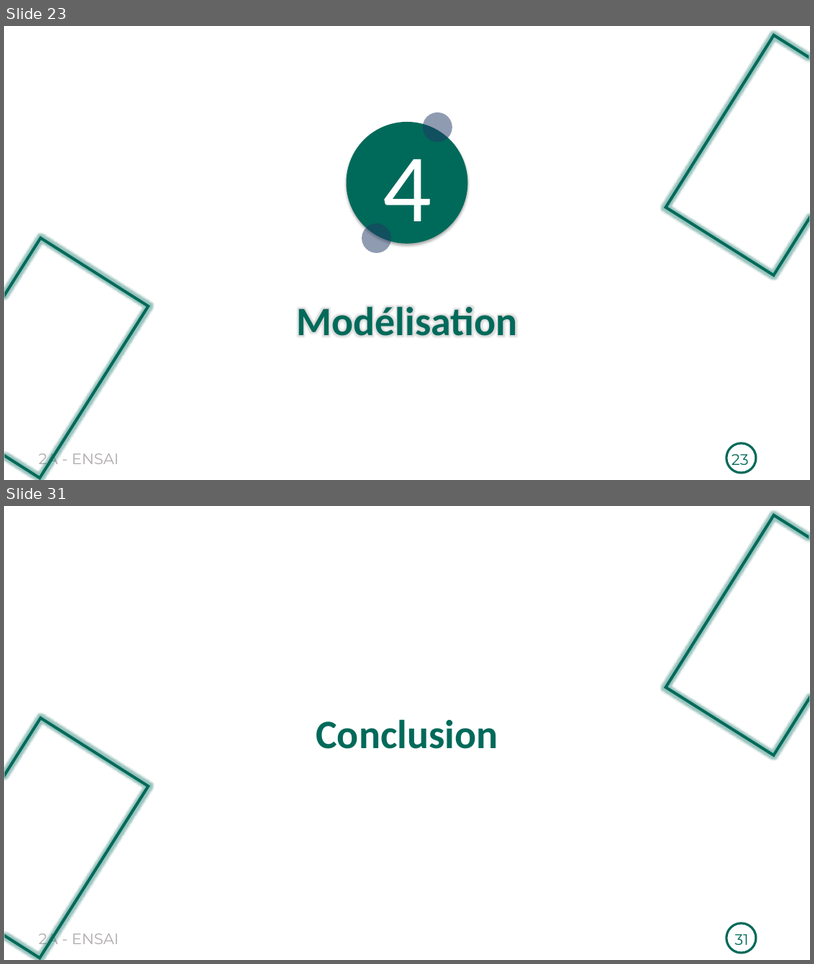
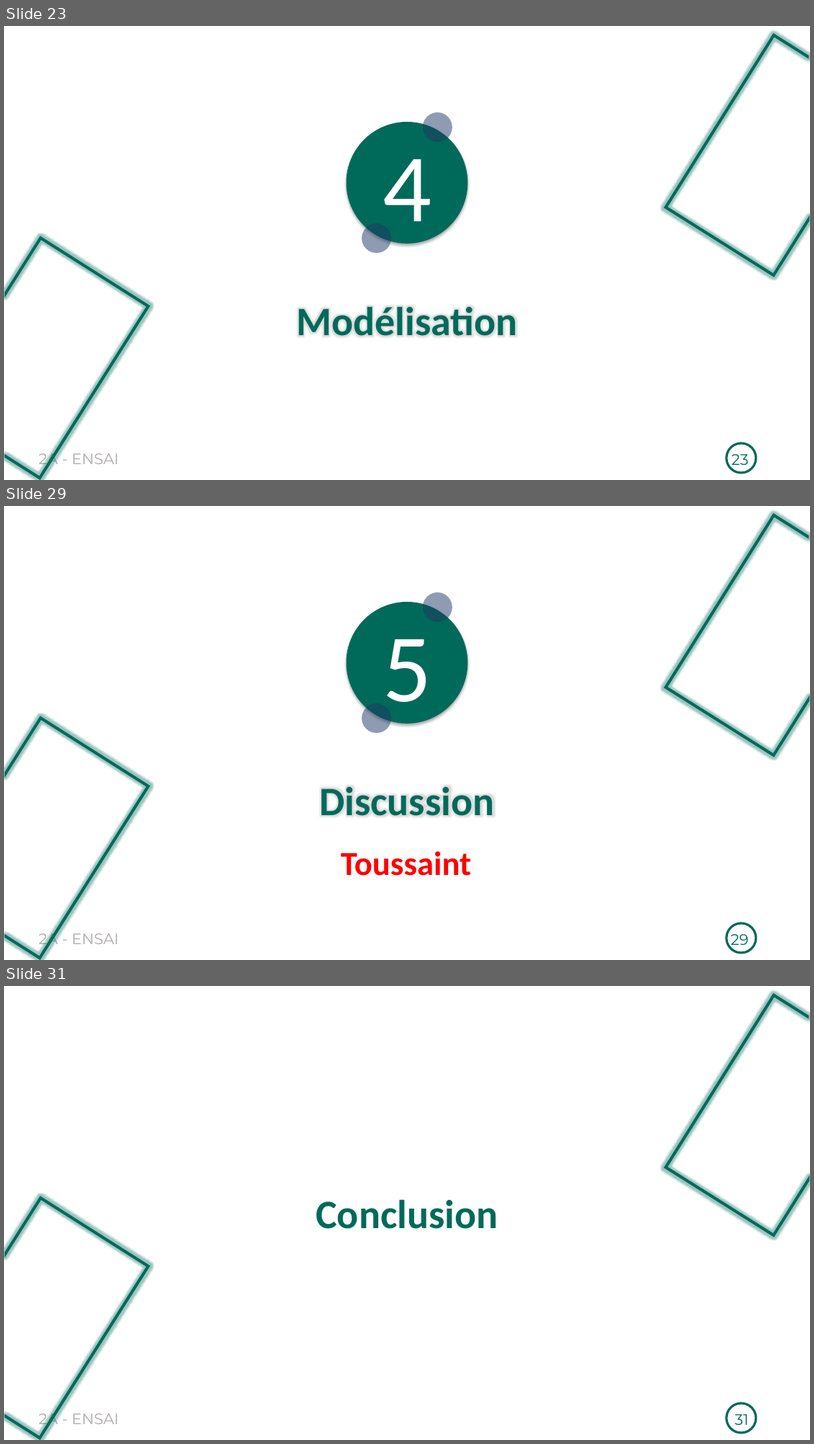
Before and after one commit to Richard-GOZAN/Projet-Stat-2A-Ensai, a slide deck: Présentation/Soutenance_Groupe25.pptx. Shown one above the other, each under a label of ours: slides 23 and 31 before the commit, slides 23, 29 and 31 after it; the slides between them are not shown. The pictures are 814x964 and 814x1444 pixels, drawn with LibreOffice and Linux fonts; fonts in the diff are those of the drawing. Boxes give left, top, right and bottom in pixels: in the first picture for what was removed or moved away, otherwise in the second. Text is boxed around its words. In the diff, an @@ line names an element or a change of style, - is before the commit and + after.

```diff
--- a/Présentation/Soutenance_Groupe25.pptx
+++ b/Présentation/Soutenance_Groupe25.pptx
@@ slide 29 added at <box>4,506,810,960</box>, background #FFFFFF; not listed: 7 template elements that a slide beside it also shows @@
@@ text added at <box>383,639,432,724</box>, 115 pt, text #FFFFFF @@
+5
@@ text added at <box>319,786,494,816</box>, 48 pt, text #006A5A, bold @@
+Discussion
@@ text added at <box>341,851,471,875</box>, 40 pt, text #FF0000, bold @@
+Toussaint
@@ page number added at <box>731,934,749,949</box>, 18 pt, text #006A5A @@
+29
```
Also in this commit, not shown: 13 slides changed, 2 other slides added, 3 slides removed, 1 other file.
